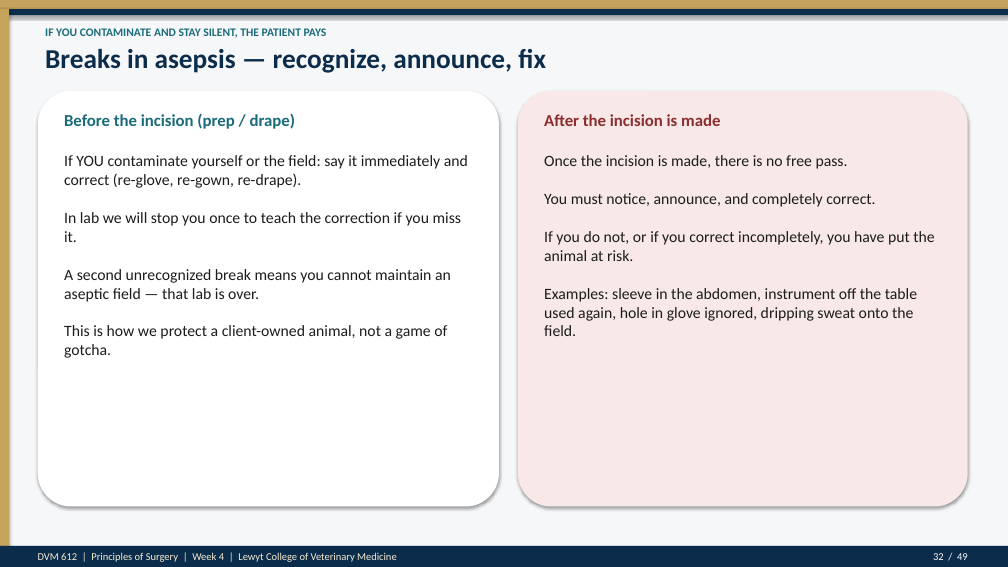
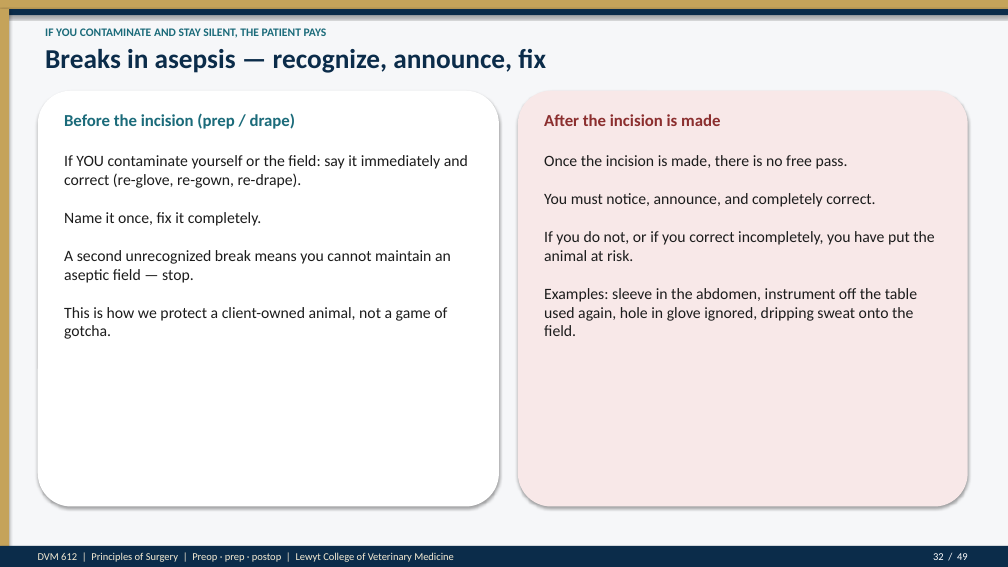
Before and after one commit to drkimvet/happycare, a slide deck: slide 32 of lectures/DVM-612_Week4_Preop_PatientPrep_Postop.pptx. Drawn at 1008x567 pixels with LibreOffice and Linux fonts; fonts in the diff are those of the drawing. Boxes give left, top, right and bottom in pixels: in the first picture for what was removed or moved away, otherwise in the second. Text is boxed around its words. In the diff, an @@ line names an element or a change of style, - is before the commit and + after.

```diff
--- a/lectures/DVM-612_Week4_Preop_PatientPrep_Postop.pptx
+++ b/lectures/DVM-612_Week4_Preop_PatientPrep_Postop.pptx
@@ text at (64, 155, 468, 339): text changed @@
-If YOU contaminate yourself or the field: say it immediately and correct (re-glove, re-gown, re-drape).
-In lab we will stop you once to teach the correction if you miss it.
-A second unrecognized break means you cannot maintain an aseptic field — that lab is over.
-This is how we protect a client-owned animal, not a game of gotcha.
+If YOU contaminate yourself or the field: say it immediately and correct (re-glove, re-gown, re-drape).
+Name it once, fix it completely.
+A second unrecognized break means you cannot maintain an aseptic field — stop.
+This is how we protect a client-owned animal, not a game of gotcha.
@@ text at (38, 552, 454, 562): text changed @@
-DVM 612 | Principles of Surgery | Week 4 | Lewyt College of Veterinary Medicine
+DVM 612 | Principles of Surgery | Preop · prep · postop | Lewyt College of Veterinary Medicine
```
Also in this commit, not shown: 45 other slides changed, 2 other files.
